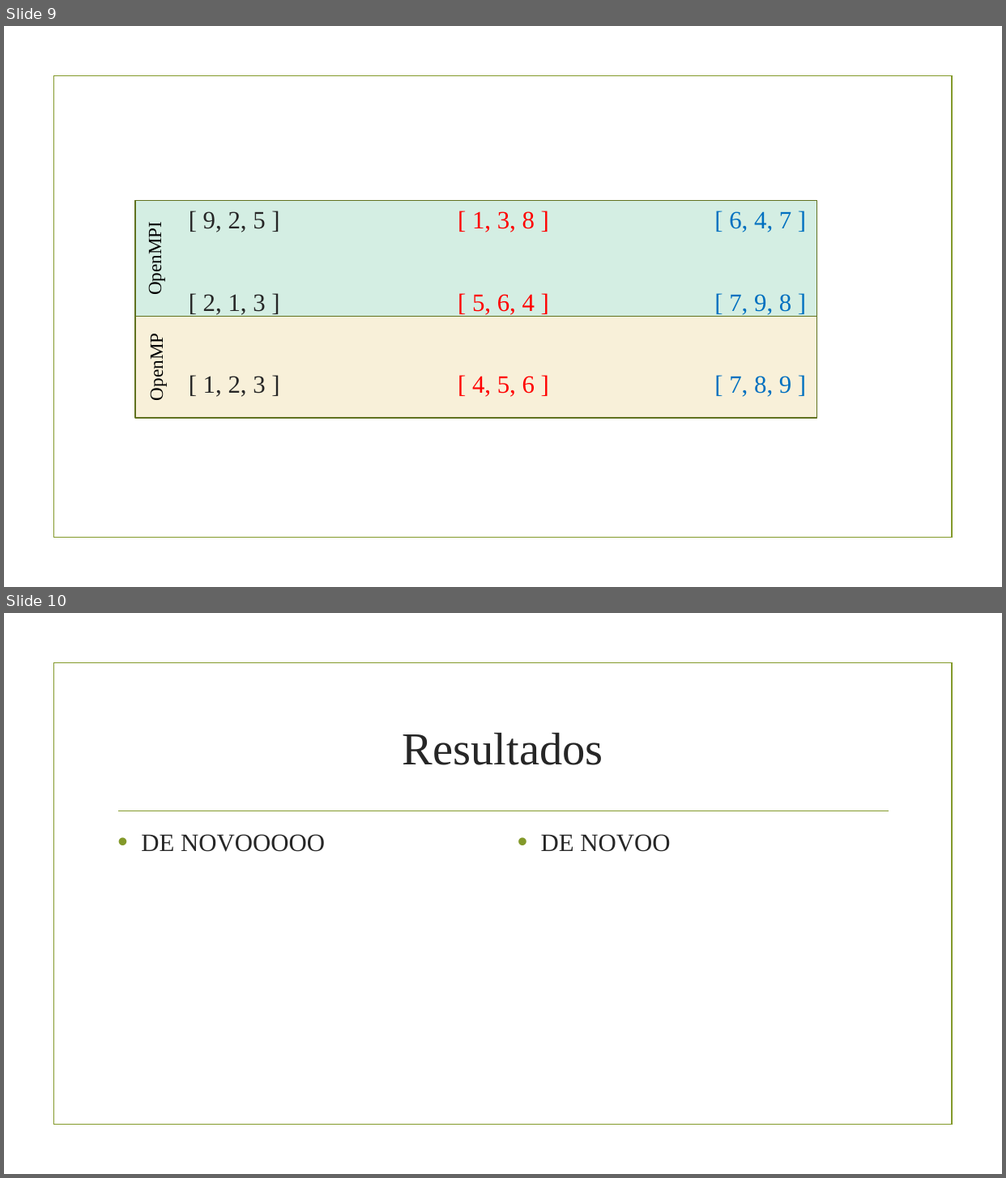
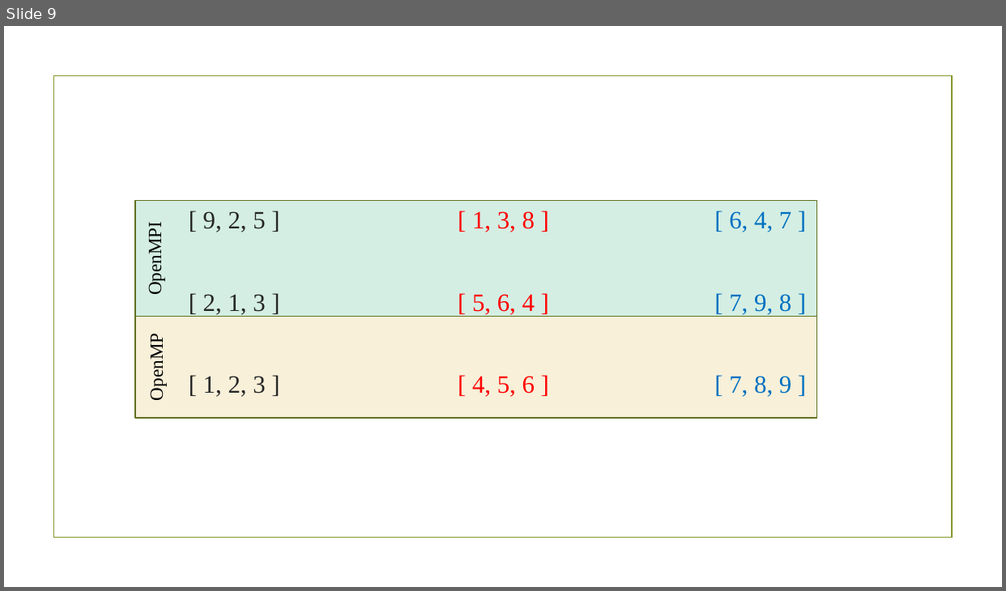
Before and after one commit to NunoOliv/PCP-Trabalho2_3, a slide deck: Apresentação.pptx. Shown one above the other, each under a label of ours: slides 9 and 10 before the commit, slide 9 after it. The pictures are 1006x1178 and 1006x591 pixels, drawn with LibreOffice and Linux fonts; fonts in the diff are those of the drawing; background and template pictures are left out. Boxes give left, top, right and bottom in pixels: in the first picture for what was removed or moved away, otherwise in the second. Text is boxed around its words. In the diff, an @@ line names an element or a change of style, - is before the commit and + after.

```diff
--- a/Apresentação.pptx
+++ b/Apresentação.pptx
@@ slide 10 removed at <box>4,613,1002,1174</box>, background picture (left out); not listed: 1 template element that a slide beside it also shows @@
@@ title removed at <box>403,733,603,765</box> @@
-Resultados
@@ line removed from (118, 811) to (889, 811) @@
@@ text removed at <box>141,834,325,852</box> @@
-• DE NOVOOOOO
@@ text removed at <box>541,834,670,852</box> @@
-• DE NOVOO
```
Also in this commit, not shown: 1 slide added, 3 other files.
